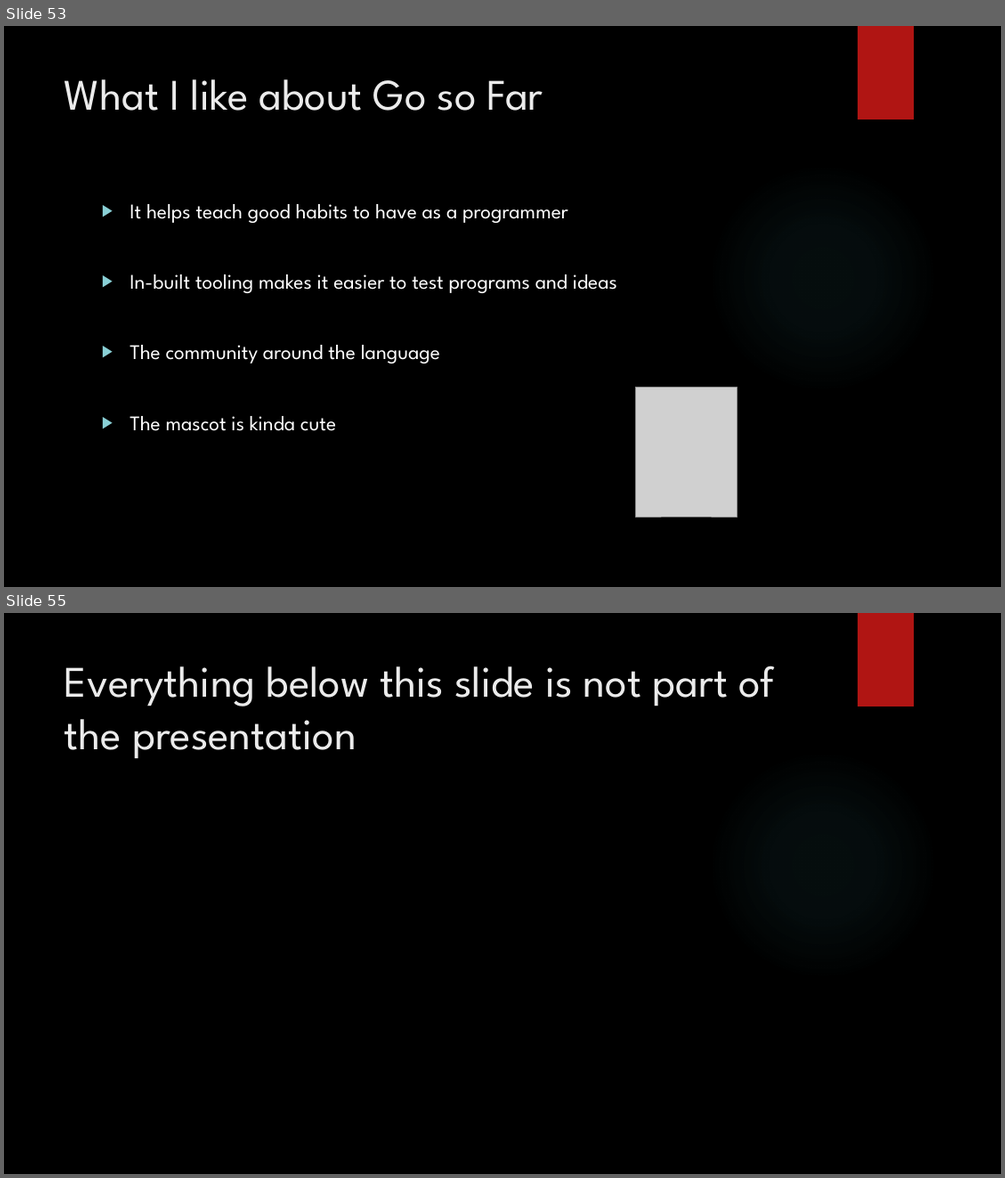
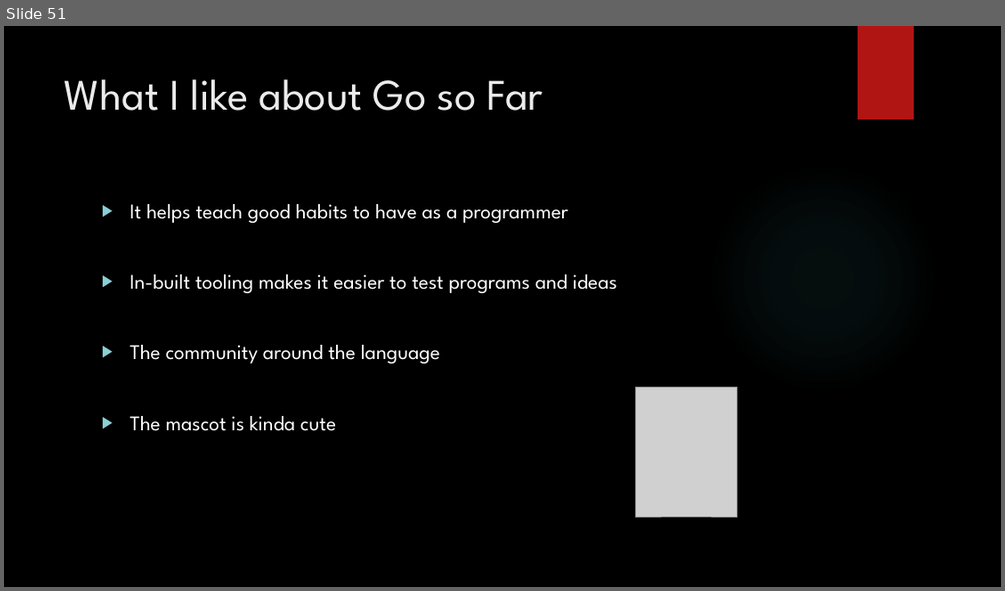
Before and after one commit to jaminologist/GopherLife, a slide deck: GopherLife.pptx. Shown one above the other, each under a label of ours: slides 53 and 55 before the commit, slide 51 after it; the slides between them are not shown. The pictures are 1005x1178 and 1005x591 pixels, drawn with LibreOffice and Linux fonts; fonts in the diff are those of the drawing; grey boxes stand for pictures; background and template pictures are left out. Boxes give left, top, right and bottom in pixels: in the first picture for what was removed or moved away, otherwise in the second. Text is boxed around its words. In the diff, an @@ line names an element or a change of style, - is before the commit and + after.

```diff
--- a/GopherLife.pptx
+++ b/GopherLife.pptx
@@ slide 55 removed at bbox=[4, 613, 1001, 1174], background picture (left out); not listed: 2 template elements that a slide beside it also shows @@
@@ title removed at bbox=[65, 666, 774, 759] @@
-Everything below this slide is not part of the presentation
@@ what was slide 53 is now slide 51 @@
```
Also in this commit, not shown: 1 slide changed, 3 slides added, 8 other slides removed, 6 other files.
